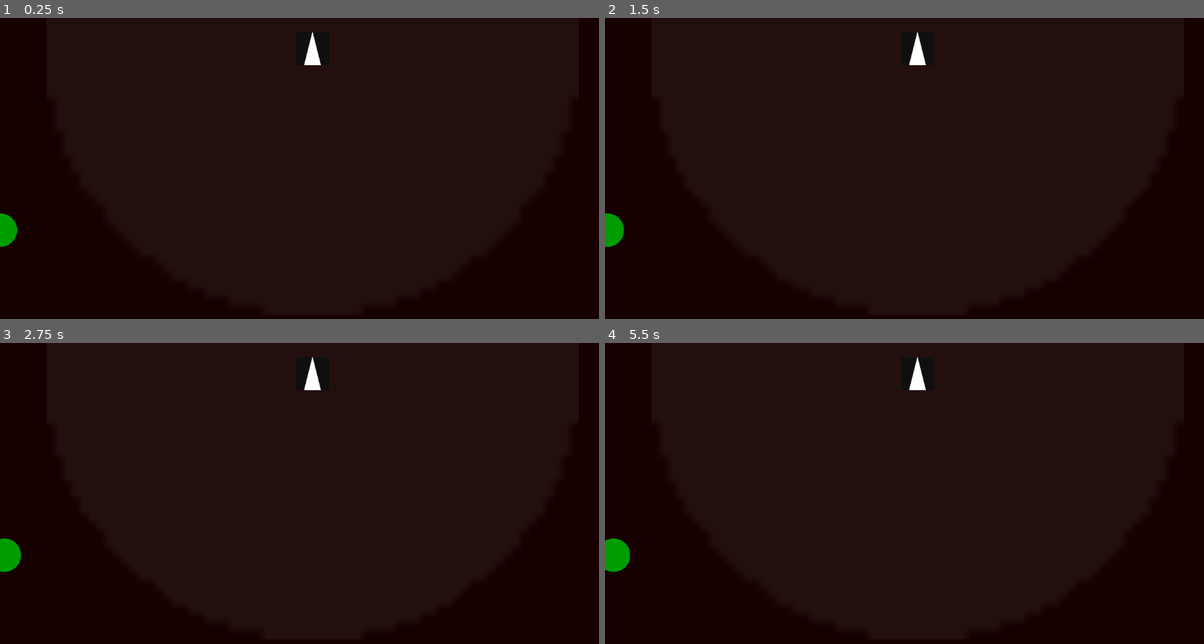
Above: before the commit, frames 1-4 (two rows, left to right).
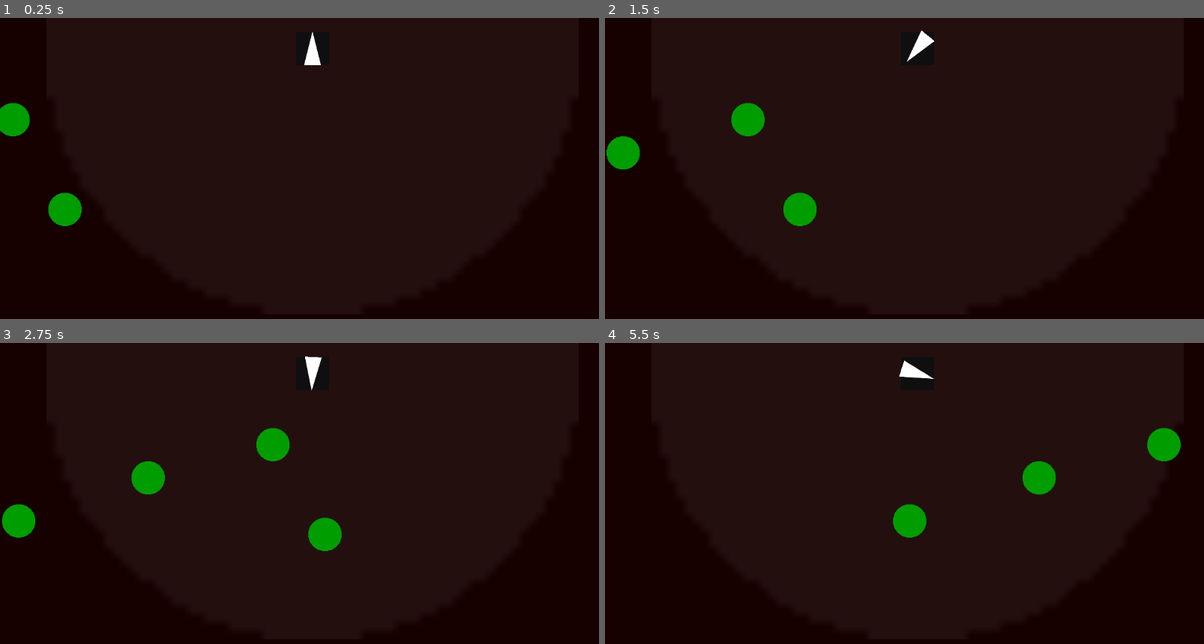
Above: after the commit, the same moments.

Repository: WismyI3easT/Katapulta
Game: Godot game, scene res://scenes/wismy_test.tscn
The game is run twice, just before and just after one commit, with the same random seed, the same clock (stepped at 60 frames per second) and the same inputs.
Inputs:
- Up to frame 1 (0.25 s): no input
- Up to frame 2 (1.5 s): no input
- Up to frame 3 (2.75 s): no input
- Up to frame 4 (5.5 s): no input

The runs differ from the first frame. In frame 1, 1.2% of the frame differs, in the area x 0-14%, y 28-77%; in frame 2, 2.0%; in frame 3, 2.5%, in the area x 0-58%, y 4-77%; in frame 4, 2.2%.

Commit message:
A lot of change in turrets and enemies

Diff:
--- /dev/null
+++ b/prefabs/enemy_orc.tscn
@@ -0,0 +1,24 @@
+[gd_scene load_steps=5 format=3 uid="uid://b8e7oh5sh8but"]
+
+[ext_resource type="Script" path="res://scripts/test_wismy/orc_controller.gd" id="1_37mp4"]
+[ext_resource type="Texture2D" uid="uid://dt5h3e0e0q7yj" path="res://assets/sprites/basic_shapes/filled_circle.png" id="2_gwix8"]
+[ext_resource type="Script" path="res://scripts/test_wismy/orc_stats_controller.gd" id="3_rs3dn"]
+
+[sub_resource type="CircleShape2D" id="CircleShape2D_fgtr6"]
+radius = 30.0
+
+[node name="Orc" type="Area2D" groups=["Enemy"]]
+script = ExtResource("1_37mp4")
+
+[node name="Body" type="Sprite2D" parent="." groups=["Enemy"]]
+modulate = Color(3.56168e-06, 0.615319, 1.73271e-06, 1)
+texture = ExtResource("2_gwix8")
+
+[node name="CollisionShape2D" type="CollisionShape2D" parent="."]
+visible = false
+shape = SubResource("CircleShape2D_fgtr6")
+
+[node name="Stats" type="Node2D" parent="."]
+script = ExtResource("3_rs3dn")
+health = null
+speed = null
--- a/prefabs/orc.tscn
+++ /dev/null
@@ -1,25 +0,0 @@
-[gd_scene load_steps=4 format=3 uid="uid://de3qg8l41htft"]
-
-[ext_resource type="Texture2D" uid="uid://dt5h3e0e0q7yj" path="res://assets/sprites/basic_shapes/filled_circle.png" id="1_h4ik4"]
-
-[sub_resource type="CircleShape2D" id="CircleShape2D_m37fr"]
-radius = 30.0
-
-[sub_resource type="CircleShape2D" id="CircleShape2D_fgtr6"]
-radius = 30.0
-
-[node name="Orc" type="StaticBody2D" groups=["Enemy"]]
-
-[node name="Body" type="Sprite2D" parent="." groups=["Enemy"]]
-modulate = Color(3.56168e-06, 0.615319, 1.73271e-06, 1)
-texture = ExtResource("1_h4ik4")
-
-[node name="CollisionShape2D" type="CollisionShape2D" parent="." groups=["Enemy"]]
-visible = false
-shape = SubResource("CircleShape2D_m37fr")
-
-[node name="Hurtbox" type="Area2D" parent="." groups=["Enemy"]]
-visible = false
-
-[node name="CollisionShape2D" type="CollisionShape2D" parent="Hurtbox"]
-shape = SubResource("CircleShape2D_fgtr6")
--- a/prefabs/turret.tscn
+++ b/prefabs/turret.tscn
@@ -1,9 +1,10 @@
-[gd_scene load_steps=7 format=3 uid="uid://b5085b831glna"]
+[gd_scene load_steps=8 format=3 uid="uid://b5085b831glna"]
 
 [ext_resource type="Script" path="res://scripts/test_wismy/turret_controller.gd" id="1_e4ngn"]
 [ext_resource type="Texture2D" uid="uid://b48khhk76mcrp" path="res://assets/sprites/basic_shapes/filled_square.png" id="2_m48qp"]
 [ext_resource type="Texture2D" uid="uid://cu6lgudesbvjo" path="res://assets/sprites/basic_shapes/filled_triangle.png" id="3_ctosy"]
 [ext_resource type="Texture2D" uid="uid://dt5h3e0e0q7yj" path="res://assets/sprites/basic_shapes/filled_circle.png" id="4_afgfv"]
+[ext_resource type="Script" path="res://scripts/test_wismy/turret_stats_controller.gd" id="5_tptim"]
 
 [sub_resource type="RectangleShape2D" id="RectangleShape2D_mhsdn"]
 size = Vector2(64, 64)
@@ -37,5 +38,8 @@
 scale = Vector2(16, 16)
 texture = ExtResource("4_afgfv")
 
+[node name="Stats" type="Node2D" parent="."]
+script = ExtResource("5_tptim")
+
 [connection signal="area_entered" from="DetectionArea" to="." method="_on_detection_area_area_entered"]
 [connection signal="area_exited" from="DetectionArea" to="." method="_on_detection_area_area_exited"]
--- a/scenes/wismy_test.tscn
+++ b/scenes/wismy_test.tscn
@@ -1,34 +1,30 @@
-[gd_scene load_steps=4 format=3 uid="uid://bv1vhs7cedu3w"]
+[gd_scene load_steps=3 format=3 uid="uid://bv1vhs7cedu3w"]
 
 [ext_resource type="PackedScene" uid="uid://b5085b831glna" path="res://prefabs/turret.tscn" id="1_iawcy"]
-[ext_resource type="PackedScene" uid="uid://de3qg8l41htft" path="res://prefabs/orc.tscn" id="2_uwwfs"]
-[ext_resource type="Script" path="res://scripts/test_wismy/orc_controller.gd" id="3_ytbh0"]
+[ext_resource type="PackedScene" uid="uid://b8e7oh5sh8but" path="res://prefabs/enemy_orc.tscn" id="2_he2xo"]
 
 [node name="Node2D" type="Node2D"]
 
 [node name="Turret" parent="." instance=ExtResource("1_iawcy")]
 position = Vector2(601, 59)
 
-[node name="Orc" parent="." instance=ExtResource("2_uwwfs")]
-position = Vector2(0, 409)
-script = ExtResource("3_ytbh0")
+[node name="Orc" parent="." instance=ExtResource("2_he2xo")]
+position = Vector2(75, 369)
 
-[node name="Orc2" parent="." instance=ExtResource("2_uwwfs")]
-position = Vector2(-500, 409)
-script = ExtResource("3_ytbh0")
+[node name="Orc2" parent="." instance=ExtResource("2_he2xo")]
+position = Vector2(-25, 196)
 
-[node name="Orc3" parent="." instance=ExtResource("2_uwwfs")]
-position = Vector2(-762, 409)
-script = ExtResource("3_ytbh0")
+[node name="Orc3" parent="." instance=ExtResource("2_he2xo")]
+position = Vector2(-265, 260)
 
-[node name="Orc4" parent="." instance=ExtResource("2_uwwfs")]
-position = Vector2(-868, 409)
-script = ExtResource("3_ytbh0")
+[node name="Orc4" parent="." instance=ExtResource("2_he2xo")]
+position = Vector2(-514, 343)
 
-[node name="Orc5" parent="." instance=ExtResource("2_uwwfs")]
-position = Vector2(-980, 409)
-script = ExtResource("3_ytbh0")
+[node name="Orc5" parent="." instance=ExtResource("2_he2xo")]
+position = Vector2(-1723, 302)
 
-[node name="Orc6" parent="." instance=ExtResource("2_uwwfs")]
-position = Vector2(-1315, 409)
-script = ExtResource("3_ytbh0")
+[node name="Orc6" parent="." instance=ExtResource("2_he2xo")]
+position = Vector2(-1854, 311)
+
+[node name="Orc7" parent="." instance=ExtResource("2_he2xo")]
+position = Vector2(-2306, 292)
--- a/scripts/test_wismy/orc_controller.gd
+++ b/scripts/test_wismy/orc_controller.gd
@@ -1,7 +1,16 @@
-extends StaticBody2D
+extends Area2D
 
-func _ready():
-	pass
+@onready var stats := $Stats
 
 func _process(delta):
-	self.position += Vector2(0.05, 0)
+	self.position += Vector2(stats.speed * delta, 0)
+
+func take_damage(damage):
+	print("---> ", stats.health, " to ", stats.health - damage)
+	stats.health -= damage
+
+	if stats.health <= 0:
+		self.die()
+
+func die():
+	queue_free()
--- /dev/null
+++ b/scripts/test_wismy/orc_stats_controller.gd
@@ -0,0 +1,4 @@
+extends Node2D
+
+@export var health := 100
+@export var speed := 200
--- a/scripts/test_wismy/turret_controller.gd
+++ b/scripts/test_wismy/turret_controller.gd
@@ -1,14 +1,20 @@
 extends StaticBody2D
 
+@onready var stats := $Stats
 @onready var cannon := $Cannon
 @onready var detection_area := $DetectionArea
 
 @onready var enemies_queue = []
 
+var attacking = false
+
 func _process(delta):
 	if not enemies_queue.is_empty():
 		var desired_rotation = cannon.global_position.angle_to_point(enemies_queue.front().global_position) + PI/2
-		cannon.rotation = lerp(cannon.rotation, desired_rotation, 10 * delta)
+		cannon.rotation = lerp(cannon.rotation, desired_rotation, stats.rotation_speed * delta)
+		if not attacking:
+			if abs(cannon.rotation - desired_rotation) < 0.25:
+				self.attack(enemies_queue.front())
 
 func _on_detection_area_area_entered(area):
 	if area.is_in_group("Enemy"):
@@ -16,4 +22,11 @@
 
 func _on_detection_area_area_exited(area):
 	if area.is_in_group("Enemy"):
-		enemies_queue.pop_front()
+		enemies_queue.erase(area)
+
+func attack(target):
+	if target.has_method("take_damage"):
+		attacking = true
+		target.take_damage(stats.damage)
+		await get_tree().create_timer(stats.attack_speed).timeout
+		attacking = false
--- /dev/null
+++ b/scripts/test_wismy/turret_stats_controller.gd
@@ -0,0 +1,5 @@
+extends Node2D
+
+@export var damage := 20
+@export var attack_speed := 0.5
+@export var rotation_speed := 5
